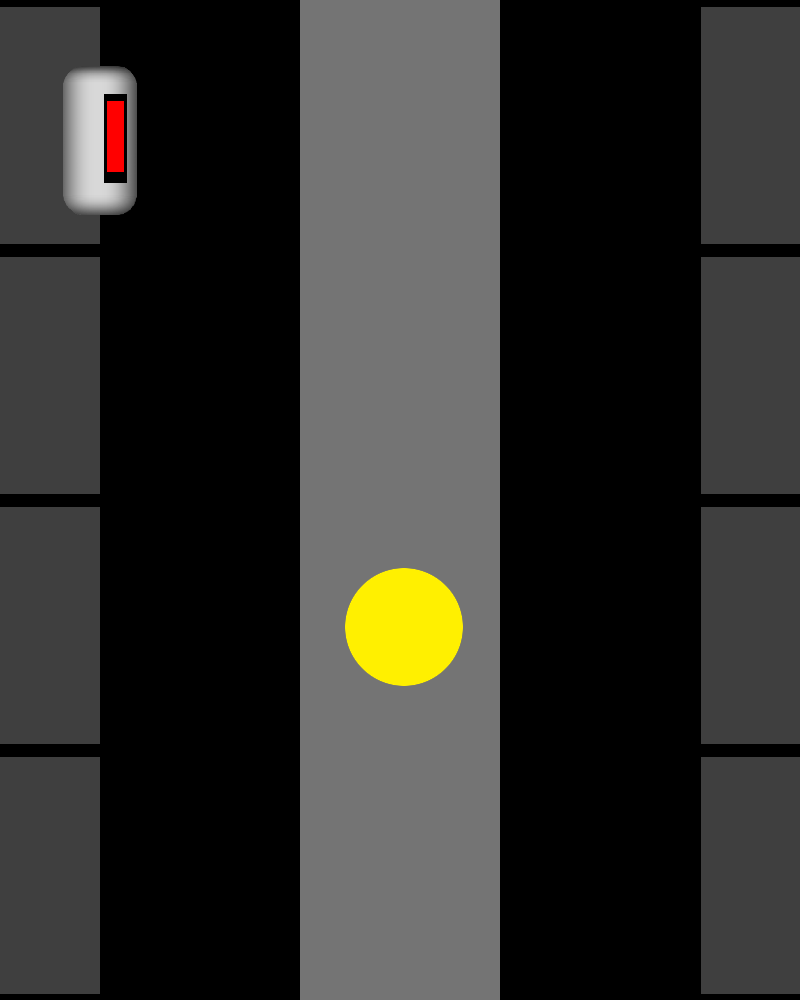
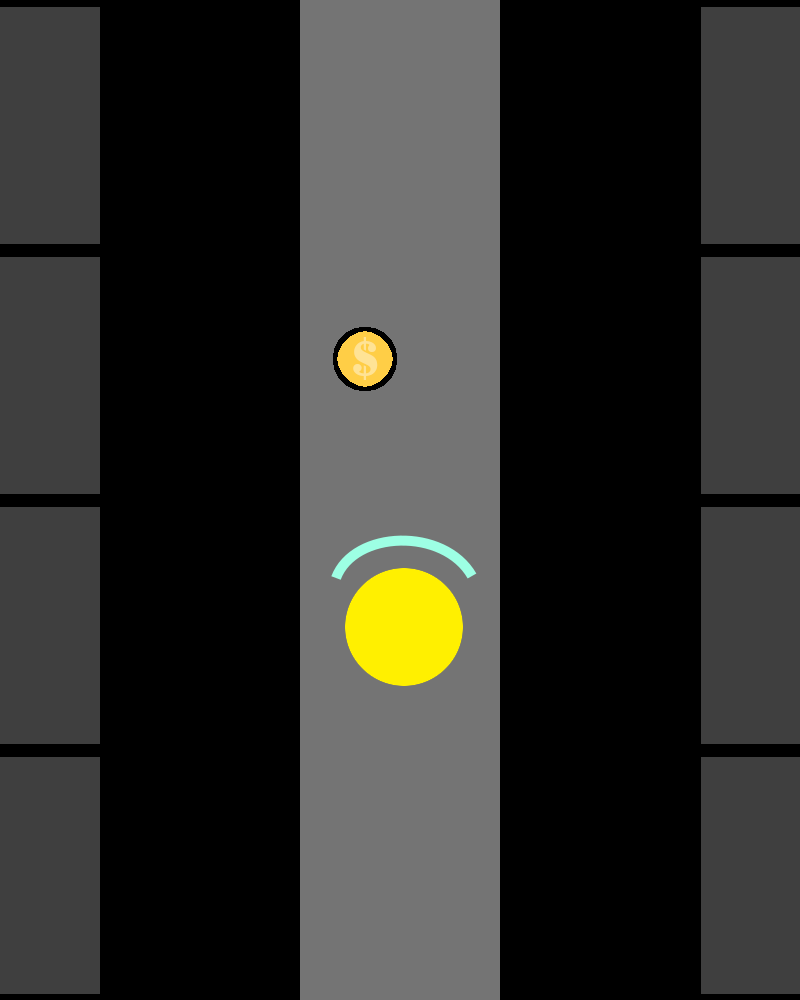
Before/after of a 800×1000 layered artwork. What changed in the layer stack:
hid "Enemy" over [63, 66, 137, 215]
added layer "Coin" above "GuardBarrier" over [333, 327, 397, 391]
added layer "GuardBarrier" above "Player_Placeholder" over [331, 535, 477, 580]
